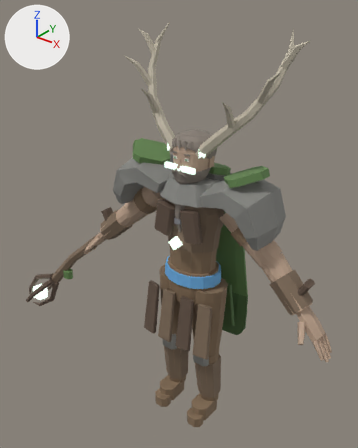
One commit to the glTF model art/champions/cairn/export/cairn.glb: the scene before it, then after it.
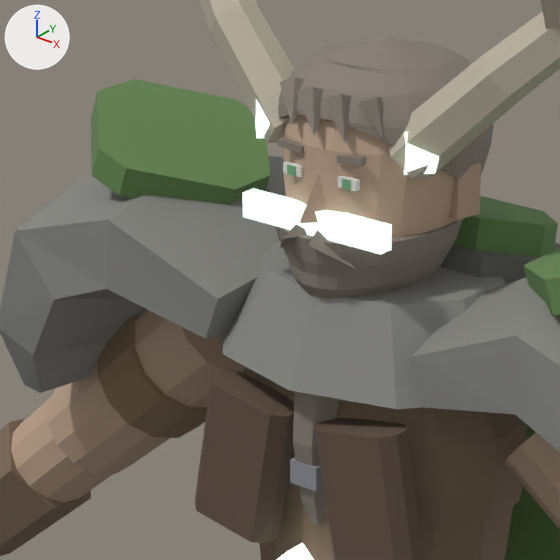
Old and new are each drawn whole from a 50 mm camera at (1.584, -2.118, 2.658) aimed at (-0.231, 0.151, 1.252) and again close up on the part from 32% to 65% of the width and 27% to 53% of the height. The lights are fixed; the arrows at upper left show +X, +Y and +Z. The last two pictures show the newer version.

Objects in the first close-up: 'cairn.001'.
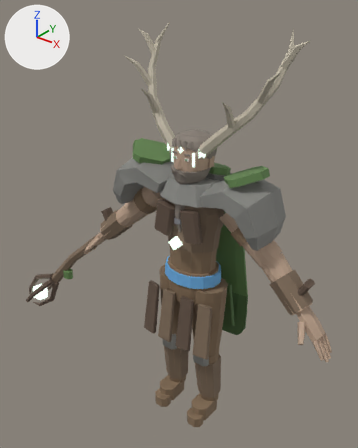
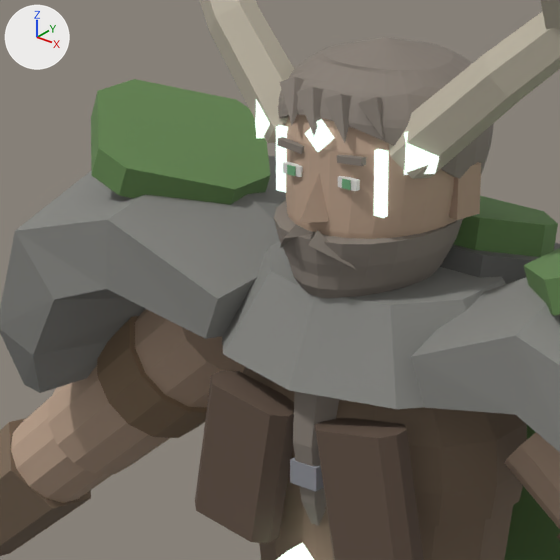
Changed parts and their boxes [x1, y1, x2, y2] in the close-ups (560 x 560 px):
part 1 of me_cairn, added
    after: [373, 149, 389, 218]
part 2 of me_cairn, added
    after: [276, 125, 288, 193]
part 3 of me_cairn, recoloured
    before: [242, 188, 392, 255]
    after: [305, 119, 334, 152]

What the commit changed:
me_cairn is used by ob_cairn_001; location (0.0, 0.0, 0.0).
me_cairn had 2830 vertices, 5238 faces and spanned x -1.64..0.93, y -0.24..0.31, z -0.01..2.46.
me_cairn now has 2846 vertices, 5262 faces and spans x -1.64..0.93, y -0.24..0.31, z -0.01..2.46.
me_cairn part 1: a new loose piece, a box spanning x 0.0638..0.0778, y -0.1065..-0.0985, z 1.7763..1.8526, in mat_emissive.
me_cairn part 2: a new loose piece, a box spanning x -0.0778..-0.0638, y -0.1065..-0.0985, z 1.7763..1.8526, in mat_emissive.
me_cairn part 3: 12 kept faces spanning x -0.02..0.02, y -0.13..-0.12, z 1.84..1.88 get new vertex colours.
Other edits to the shape of me_cairn do not show in these pictures.
